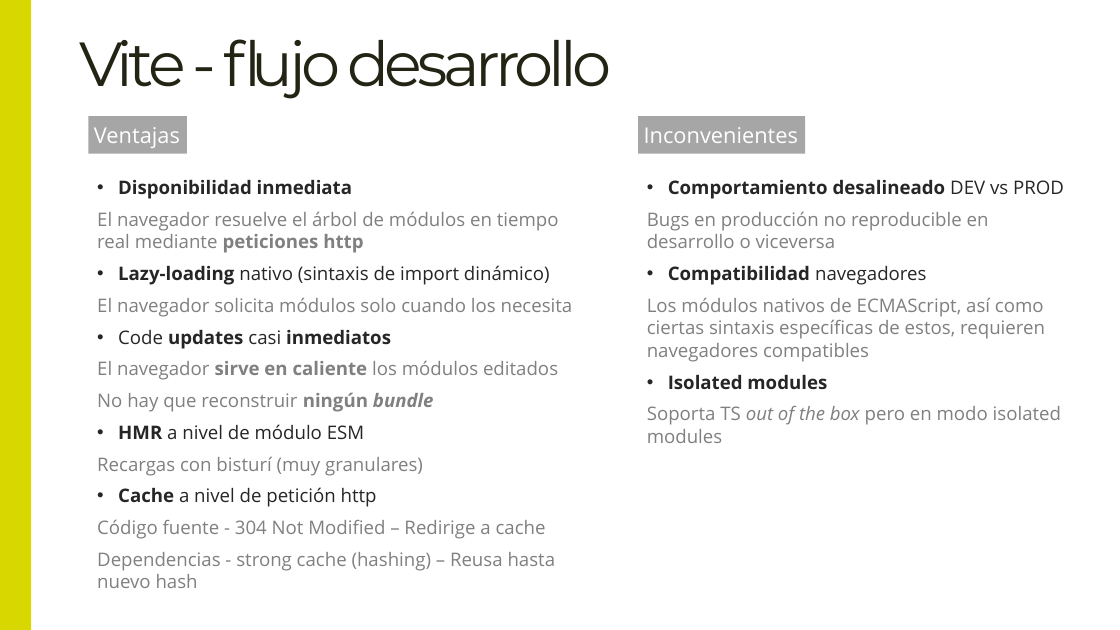
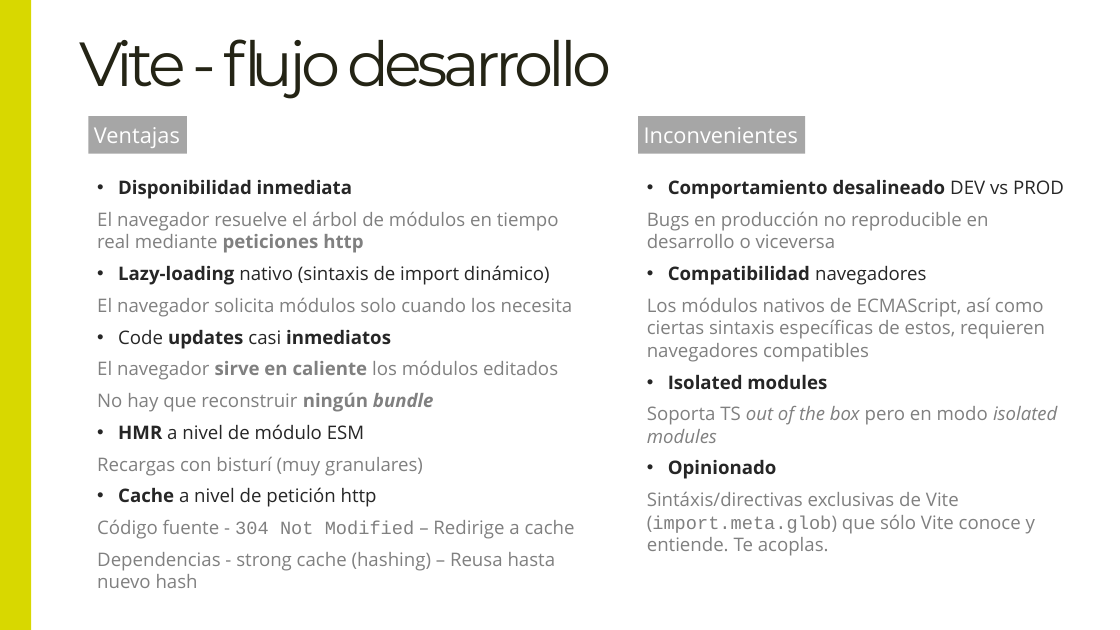
Before and after one commit to Lemoncode/master-frontend-lemoncode, a slide deck: slide 8 of 03-bundling/06-vite/00-teoría/Introducción a vite.pptx. Drawn at 1120x630 pixels with LibreOffice and Linux fonts; fonts in the diff are those of the drawing. Boxes give left, top, right and bottom in pixels: in the first picture for what was removed or moved away, otherwise in the second. Text is boxed around its words. In the diff, an @@ line names an element or a change of style, - is before the commit and + after.

Commit message:
vite revision teoria

```diff
--- a/03-bundling/06-vite/00-teoría/Introducción a vite.pptx
+++ b/03-bundling/06-vite/00-teoría/Introducción a vite.pptx
@@ text at (647, 406, 1057, 443): italic on in "isolated modules" @@
@@ text at (647, 460, 1035, 556): paragraphs added @@
+• Opinionado
+Sintáxis/directivas exclusivas de Vite (import.meta.glob) que sólo Vite conoce y entiende. Te acoplas.
@@ text at (97, 520, 575, 539): font Open Sans to Courier New in "304 Not Modified" @@
```
Also in this commit, not shown: 1 other slide changed, 2 other files.
